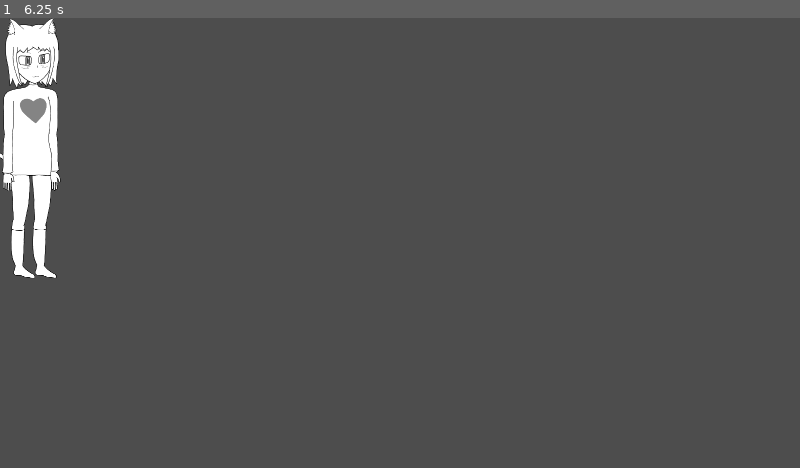
Above: before the commit, frame 1.
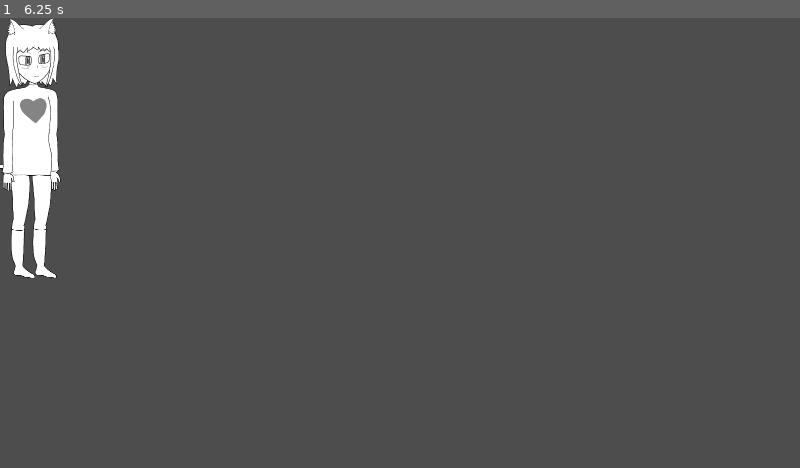
Above: after the commit, the same moment.

Repository: Yustis-Kof/Prototype
Game: Godot game, scene res://character_body_2d.tscn
The game is run twice, just before and just after one commit, with the same random seed, the same clock (stepped at 60 frames per second) and the same inputs. This scene is started directly instead of the project's main scene.
Inputs:
- Up to frame 1 (6.25 s): tap Enter at 0.5, 2, 3.5 s; hold D (right) 0.53-1.28 s; tap Space at 1.25, 2.75, 4.25 s; hold S (down) 1.28-2.03 s; hold D (right) 2.03-2.78 s; hold Up (ui_up) 2.78-3.53 s; hold A (left) 3.53-5.03 s; hold S (down) 5.03-5.78 s; hold D (right) from 5.78 s (still down)

The runs differ from the first frame. In frame 1, less than 0.1% of the frame differs, in the area x 0-7%, y 30-58%.

Commit message:
обратная кинематика ног

Diff:
--- a/character_body_2d.tscn
+++ b/character_body_2d.tscn
@@ -10,12 +10,20 @@
 joint_data/0/bone_index = 21
 joint_data/0/bone2d_node = NodePath("Body/ThighRight/LegRight/FootRight")
 joint_data/0/rotate_from_joint = false
-joint_data/0/enable_constraint = false
+joint_data/0/enable_constraint = true
+joint_data/0/constraint_angle_min = -304.08997
+joint_data/0/constraint_angle_max = 35.032
+joint_data/0/constraint_angle_invert = false
+joint_data/0/constraint_in_localspace = true
 joint_data/0/editor_draw_gizmo = true
 joint_data/1/bone_index = 20
 joint_data/1/bone2d_node = NodePath("Body/ThighRight/LegRight")
 joint_data/1/rotate_from_joint = false
-joint_data/1/enable_constraint = false
+joint_data/1/enable_constraint = true
+joint_data/1/constraint_angle_min = 108.26999
+joint_data/1/constraint_angle_max = -0.49999997
+joint_data/1/constraint_angle_invert = true
+joint_data/1/constraint_in_localspace = true
 joint_data/1/editor_draw_gizmo = true
 joint_data/2/bone_index = 19
 joint_data/2/bone2d_node = NodePath("Body/ThighRight")
@@ -23,9 +31,39 @@
 joint_data/2/enable_constraint = false
 joint_data/2/editor_draw_gizmo = true
 
+[sub_resource type="SkeletonModification2DCCDIK" id="SkeletonModification2DCCDIK_4kxuq"]
+target_nodepath = NodePath("TargetToesLeft")
+tip_nodepath = NodePath("Body/ThighLeft/LegLeft/FootLeft/ToesLeft")
+ccdik_data_chain_length = 3
+joint_data/0/bone_index = 25
+joint_data/0/bone2d_node = NodePath("Body/ThighLeft/LegLeft/FootLeft")
+joint_data/0/rotate_from_joint = false
+joint_data/0/enable_constraint = true
+joint_data/0/constraint_angle_min = -259.09
+joint_data/0/constraint_angle_max = 88.032
+joint_data/0/constraint_angle_invert = false
+joint_data/0/constraint_in_localspace = true
+joint_data/0/editor_draw_gizmo = true
+joint_data/1/bone_index = 24
+joint_data/1/bone2d_node = NodePath("Body/ThighLeft/LegLeft")
+joint_data/1/rotate_from_joint = false
+joint_data/1/enable_constraint = true
+joint_data/1/constraint_angle_min = 107.27
+joint_data/1/constraint_angle_max = -1.5
+joint_data/1/constraint_angle_invert = true
+joint_data/1/constraint_in_localspace = true
+joint_data/1/editor_draw_gizmo = true
+joint_data/2/bone_index = 23
+joint_data/2/bone2d_node = NodePath("Body/ThighLeft")
+joint_data/2/rotate_from_joint = false
+joint_data/2/enable_constraint = false
+joint_data/2/editor_draw_gizmo = true
+
 [sub_resource type="SkeletonModificationStack2D" id="SkeletonModificationStack2D_ij6vw"]
-modification_count = 1
+enabled = true
+modification_count = 2
 modifications/0 = SubResource("SkeletonModification2DCCDIK_ghijl")
+modifications/1 = SubResource("SkeletonModification2DCCDIK_4kxuq")
 
 [node name="CharacterBody2D" type="CharacterBody2D" unique_id=679546801]
 
@@ -553,10 +591,12 @@
 [node name="ThighRight" type="Bone2D" parent="Skeleton2D/Body" unique_id=20188574]
 position = Vector2(-33, 145)
 rest = Transform2D(1, 0, 0, 1, -33, 145)
+metadata/_local_pose_override_enabled_ = true
 
 [node name="LegRight" type="Bone2D" parent="Skeleton2D/Body/ThighRight" unique_id=189818130]
 position = Vector2(0, 125)
 rest = Transform2D(1, 0, 0, 1, 0, 125)
+metadata/_local_pose_override_enabled_ = true
 
 [node name="FootRight" type="Bone2D" parent="Skeleton2D/Body/ThighRight/LegRight" unique_id=1585030205]
 position = Vector2(0.9999962, 104)
@@ -565,6 +605,7 @@
 auto_calculate_length_and_angle = false
 length = 26.0
 bone_angle = 22.999996
+metadata/_local_pose_override_enabled_ = true
 
 [node name="ToesRight" type="Bone2D" parent="Skeleton2D/Body/ThighRight/LegRight/FootRight" unique_id=670422503]
 position = Vector2(21.375751, 3.3282542)
@@ -577,10 +618,12 @@
 [node name="ThighLeft" type="Bone2D" parent="Skeleton2D/Body" unique_id=1537738237]
 position = Vector2(22, 146)
 rest = Transform2D(1, 0, 0, 1, 22, 146)
+metadata/_local_pose_override_enabled_ = true
 
 [node name="LegLeft" type="Bone2D" parent="Skeleton2D/Body/ThighLeft" unique_id=1423402584]
 position = Vector2(-3, 125)
 rest = Transform2D(1, 0, 0, 1, -3, 125)
+metadata/_local_pose_override_enabled_ = true
 
 [node name="FootLeft" type="Bone2D" parent="Skeleton2D/Body/ThighLeft/LegLeft" unique_id=806257966]
 position = Vector2(1, 103)
@@ -590,6 +633,7 @@
 auto_calculate_length_and_angle = false
 length = 18.974
 bone_angle = 0.0
+metadata/_local_pose_override_enabled_ = true
 
 [node name="ToesLeft" type="Bone2D" parent="Skeleton2D/Body/ThighLeft/LegLeft/FootLeft" unique_id=360046857]
 position = Vector2(14.843801, -17.310738)
@@ -601,32 +645,27 @@
 
 [node name="Tail" type="Bone2D" parent="Skeleton2D/Body" unique_id=2118793953]
 position = Vector2(-1, 136)
-rotation = 0.22491254
+rotation = 0.0037689402
 rest = Transform2D(0.9999929, 0.0037689314, -0.0037689314, 0.9999929, -1, 136)
 
 [node name="Bone2D" type="Bone2D" parent="Skeleton2D/Body/Tail" unique_id=2030905627]
 position = Vector2(-34, 1)
-rotation = 0.1404878
 rest = Transform2D(1, 0, 0, 1, -34, 1)
 
 [node name="Bone2D" type="Bone2D" parent="Skeleton2D/Body/Tail/Bone2D" unique_id=745075718]
 position = Vector2(-33, 0)
-rotation = 0.20357041
 rest = Transform2D(1, 0, 0, 1, -33, 0)
 
 [node name="Bone2D" type="Bone2D" parent="Skeleton2D/Body/Tail/Bone2D/Bone2D" unique_id=6263447]
 position = Vector2(-38, 0)
-rotation = 0.25376418
 rest = Transform2D(1, 0, 0, 1, -38, 0)
 
 [node name="Bone2D" type="Bone2D" parent="Skeleton2D/Body/Tail/Bone2D/Bone2D/Bone2D" unique_id=1172874481]
 position = Vector2(-37, 0)
-rotation = 0.20135906
 rest = Transform2D(1, 0, 0, 1, -37, 0)
 
 [node name="Bone2D" type="Bone2D" parent="Skeleton2D/Body/Tail/Bone2D/Bone2D/Bone2D/Bone2D" unique_id=1192480817]
 position = Vector2(-34, 0)
-rotation = 0.25649175
 rest = Transform2D(1, 0, 0, 1, -34, 0)
 auto_calculate_length_and_angle = false
 length = 24.0
@@ -634,4 +673,8 @@
 
 [node name="TargetToesRight" type="Marker2D" parent="Skeleton2D" unique_id=607047051]
 position = Vector2(-20, 392)
-rotation = 0.37498948
+scale = Vector2(0.9999995, 0.9999995)
+
+[node name="TargetToesLeft" type="Marker2D" parent="Skeleton2D" unique_id=903669215]
+position = Vector2(34, 392)
+rotation = 0.36595365
